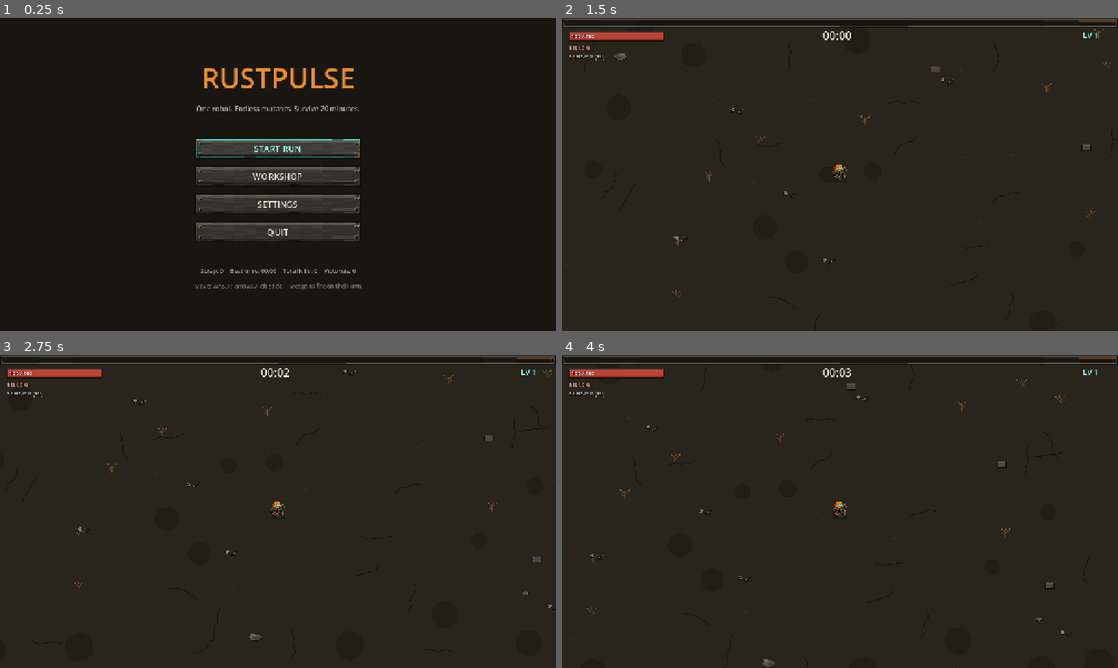
Above: before the commit, frames 1-4 (two rows, left to right).
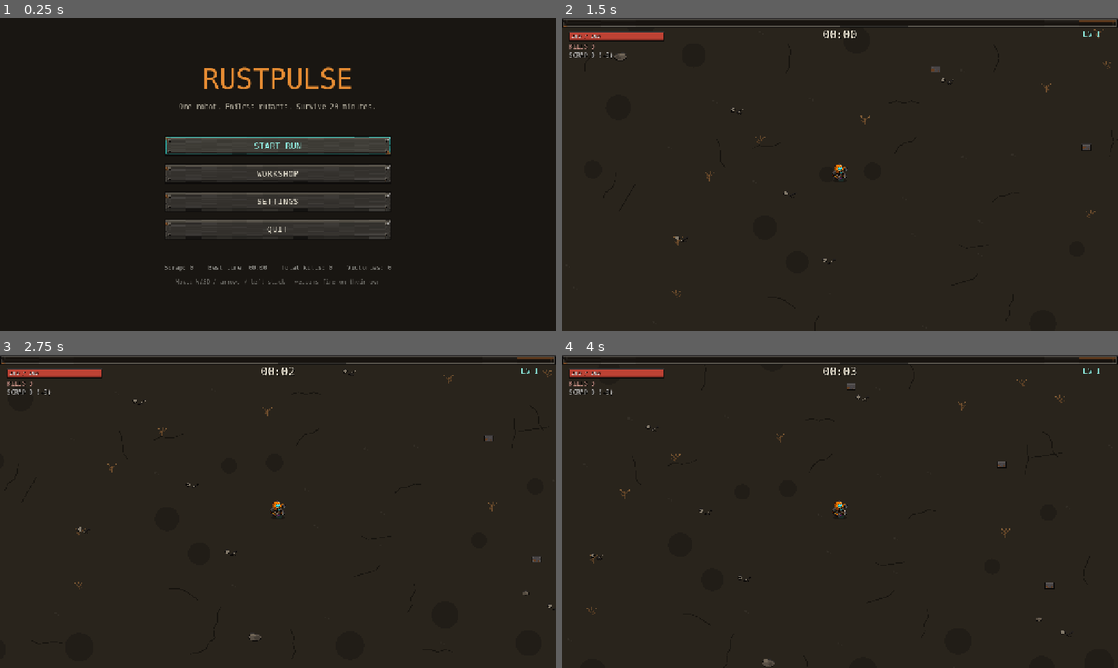
Above: after the commit, the same moments.

Repository: pymmog/last-llm
Game: Godot game, scene res://scenes/main_menu.tscn
Two runs of this game, one before a commit and one after it. Both use one fixed random seed, a clock stepped at 60 frames per second and the inputs below.
Inputs (mouse positions are in pixels of both pictures, inside the frame that each line leads up to):
- Up to frame 1 (0.25 s): no input
- Up to frame 2 (1.5 s): click "START RUN" at 0.5 s; tap Enter at 1.25 s; move the mouse to (962, 158) at 1.27 s; hold D (move_right) from 1.28 s (still down); tap R at 1.35 s
- Up to frame 3 (2.75 s): tap Space (ui_select) at 1.52, 2.27 s; move the mouse to (166, 527) at 2.02 s; release D (move_right) at 2.03 s; hold S (move_down) from 2.03 s (still down); tap G at 2.1 s
- Up to frame 4 (4 s): move the mouse to (895, 442) at 2.77 s; release S (move_down) at 2.78 s; hold D (move_right) 2.78-3.53 s; tap B at 2.85 s; move the mouse to (812, 574) at 3.52 s; hold W (move_up) from 3.53 s (still down); tap R at 3.6 s; tap Space (ui_select) at 3.77 s

The runs differ from the first frame. In frame 1, 7.2% of the frame differs, in the area x 29-71%, y 15-87%; in frame 2, 0.3%; in frame 3, 0.3%; in frame 4, 0.3%.

Commit message:
feat: monospace font for all UI text
System monospace (Menlo/Consolas/DejaVu chain) via a SystemFont .tres
set as gui/theme/custom_font — covers every Control and the ThemeDB
fallback that damage numbers draw with. No font asset shipped.

Co-Authored-By: Claude Fable 5 <noreply@anthropic.com>

Diff:
--- /dev/null
+++ b/assets/fonts/mono_font.tres
@@ -0,0 +1,4 @@
+[gd_resource type="SystemFont" format=3]
+
+[resource]
+font_names = PackedStringArray("Menlo", "Consolas", "DejaVu Sans Mono", "Liberation Mono", "Courier New", "monospace")
--- a/project.godot
+++ b/project.godot
@@ -29,6 +29,10 @@
 window/size/viewport_width=1280
 window/size/viewport_height=720
 window/stretch/mode="canvas_items"
+
+[gui]
+
+theme/custom_font="res://assets/fonts/mono_font.tres"
 
 [input]
 
